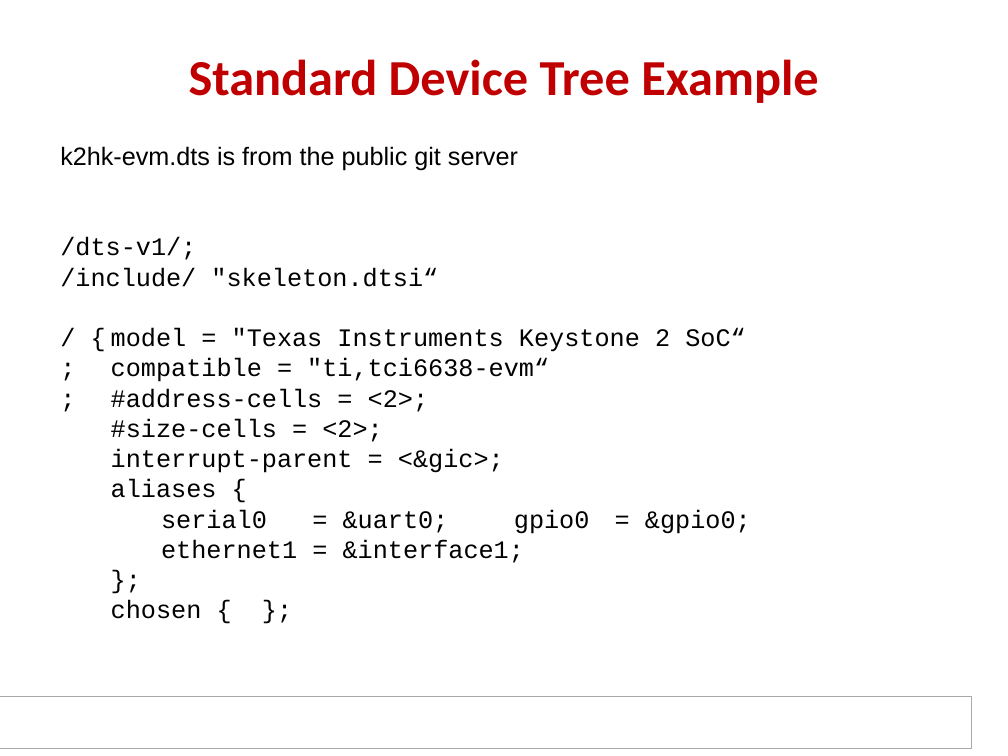
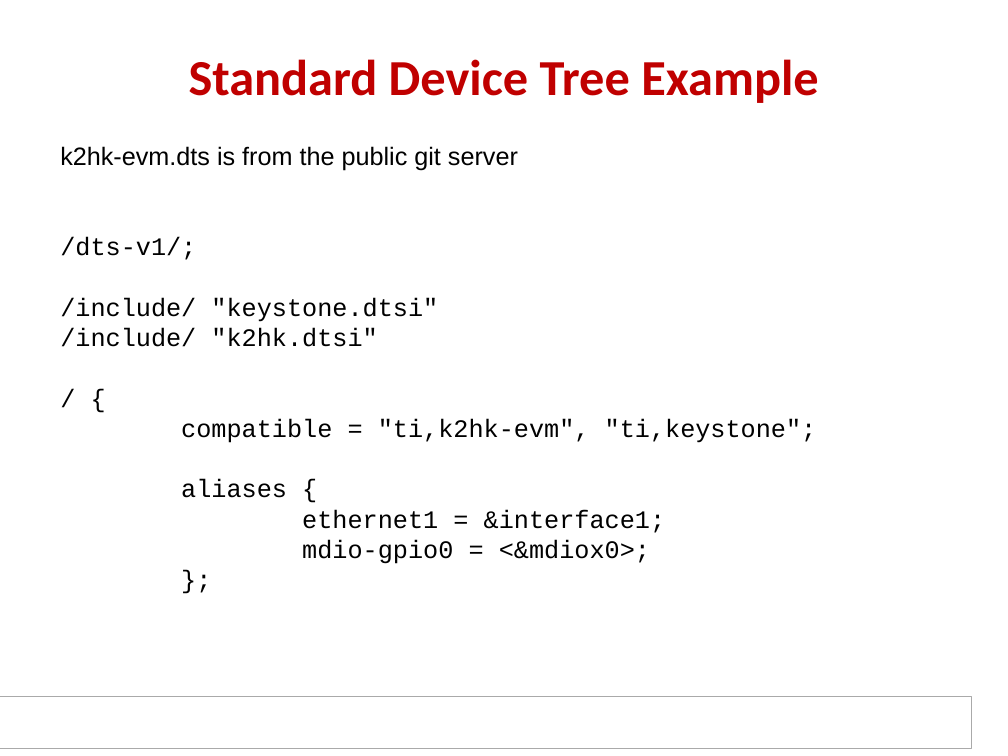
Before and after one commit to hari1989/keystone-workshop, a slide deck: slide 29 of slides/KeyStone ARM DSP.pptx (slide 28 before the commit). Drawn at 1008x756 pixels with LibreOffice and Linux fonts; fonts in the diff are those of the drawing; background and template pictures are left out. Boxes give left, top, right and bottom in pixels: in the first picture for what was removed or moved away, otherwise in the second. Text is boxed around its words. In the diff, an @@ line names an element or a change of style, - is before the commit and + after.

```diff
--- a/slides/KeyStone ARM DSP.pptx
+++ b/slides/KeyStone ARM DSP.pptx
@@ text at box(60, 297, 817, 443): text changed @@
-/include/ "skeleton.dtsi“
-/ { model = "Texas Instruments Keystone 2 SoC“
-; compatible = "ti,tci6638-evm“
-; #address-cells = <2>;
-#size-cells = <2>;
-interrupt-parent = <&gic>;
+/include/ "keystone.dtsi"
+/include/ "k2hk.dtsi"
+/ {
+compatible = "ti,k2hk-evm", "ti,keystone";
@@ text at box(161, 509, 751, 534): paragraph removed @@
-serial0 = &uart0; gpio0 = &gpio0;
@@ text at box(302, 539, 650, 564): paragraph added @@
+mdio-gpio0 = <&mdiox0>;
@@ text at box(111, 600, 202, 619): paragraph removed @@
-chosen { };
```
Also in this commit, not shown: 15 other slides changed, 8 slides added, 15 slides removed.
